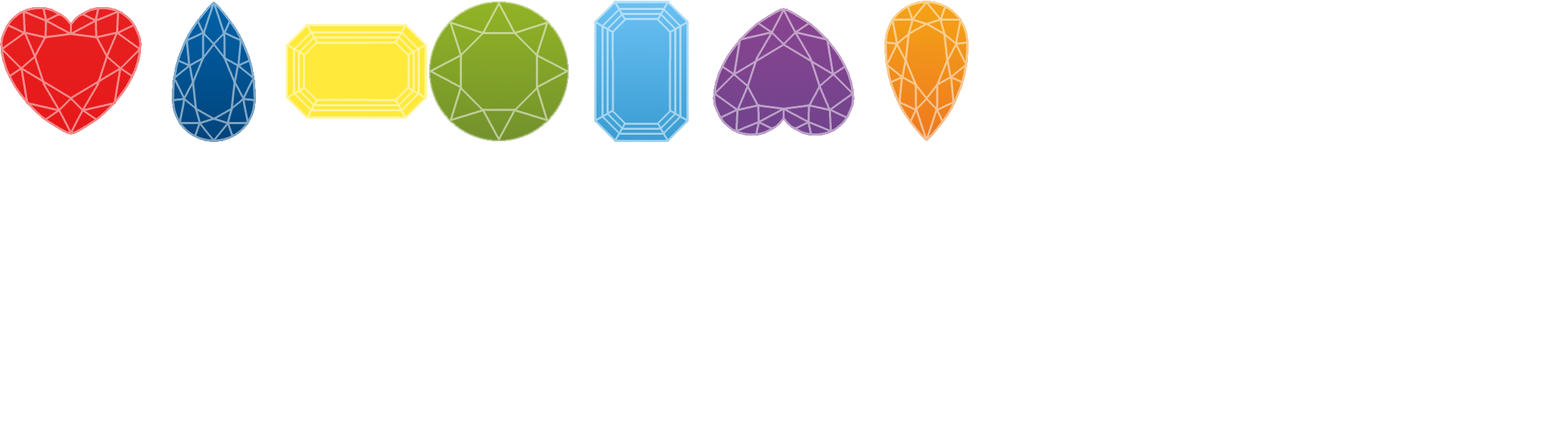
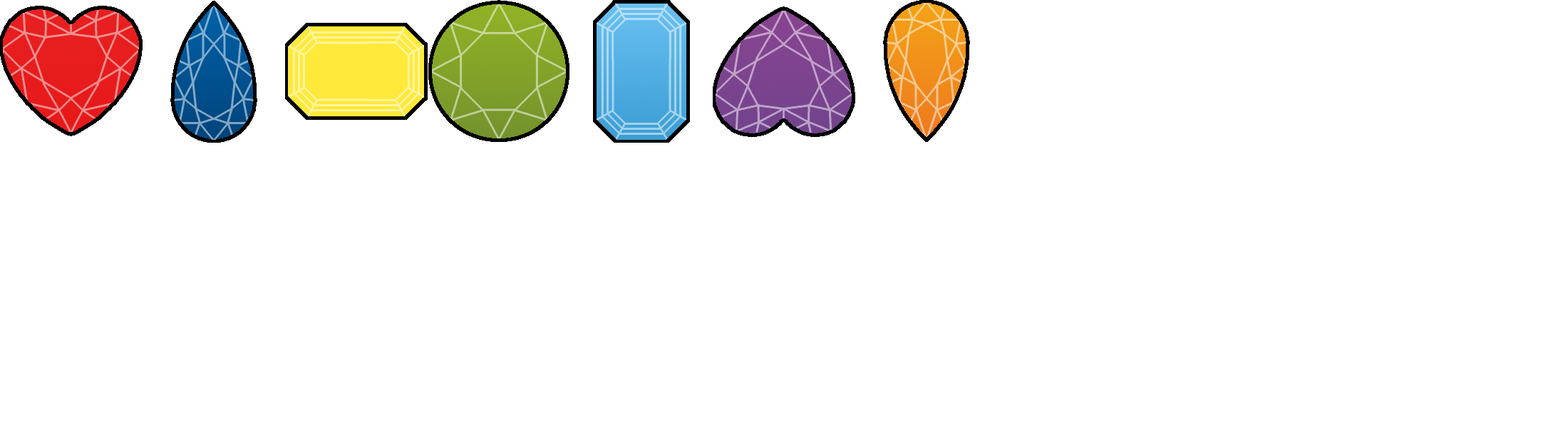
Two versions of the same layered image (1568 × 428). Layer-by-layer changes:
added group "Red" with 3 layers above "Dark blue" over [0, 5, 143, 137]
added layer "Red outline" in group "Red" over [0, 5, 143, 137]
renamed "Background copy #7" to "Red highlight", moved it into group "Red" over [0, 6, 142, 135]
renamed "Background copy" to "Red base", moved it into group "Red" over [0, 6, 142, 135]
added group "Dark blue" with 3 layers above "Yellow" over [170, 0, 258, 143]
added group "Yellow" with 3 layers above "Green" over [285, 22, 428, 120]
added layer "Yellow outline" in group "Yellow" over [285, 22, 428, 120]
renamed "Background copy #13" to "Yellow highlight", moved it into group "Yellow" over [285, 23, 427, 120]
renamed "Background copy #2" to "Yellow base", moved it into group "Yellow" over [285, 23, 427, 120]
added group "Green" with 3 layers above "Light blue" over [428, 0, 570, 142]
added layer "Green outline" in group "Green" over [428, 0, 570, 142]
renamed "Background copy #11" to "Green highlight", moved it into group "Green" over [429, 1, 569, 142]
renamed "Background copy #3" to "Green base", moved it into group "Green" over [429, 1, 569, 142]
added group "Light blue" with 3 layers above "Purple" over [592, 0, 690, 143]
added layer "Light blue outline" in group "Light blue" over [592, 0, 690, 143]
renamed "Background copy #12" to "Light blue highlight", moved it into group "Light blue" over [593, 0, 690, 142]
renamed "Background copy #4" to "Light blue base", moved it into group "Light blue" over [593, 0, 690, 142]
added group "Purple" with 3 layers above "Orange" over [712, 6, 856, 137]
added layer "Purple outline" in group "Purple" over [712, 6, 856, 137]
renamed "Background copy #8" to "Purple highlight", moved it into group "Purple" over [712, 7, 855, 137]
renamed "Background copy #5" to "Purple base", moved it into group "Purple" over [712, 7, 855, 137]
…and 7 more changes (3 added, 4 renamed, 4 stack)
